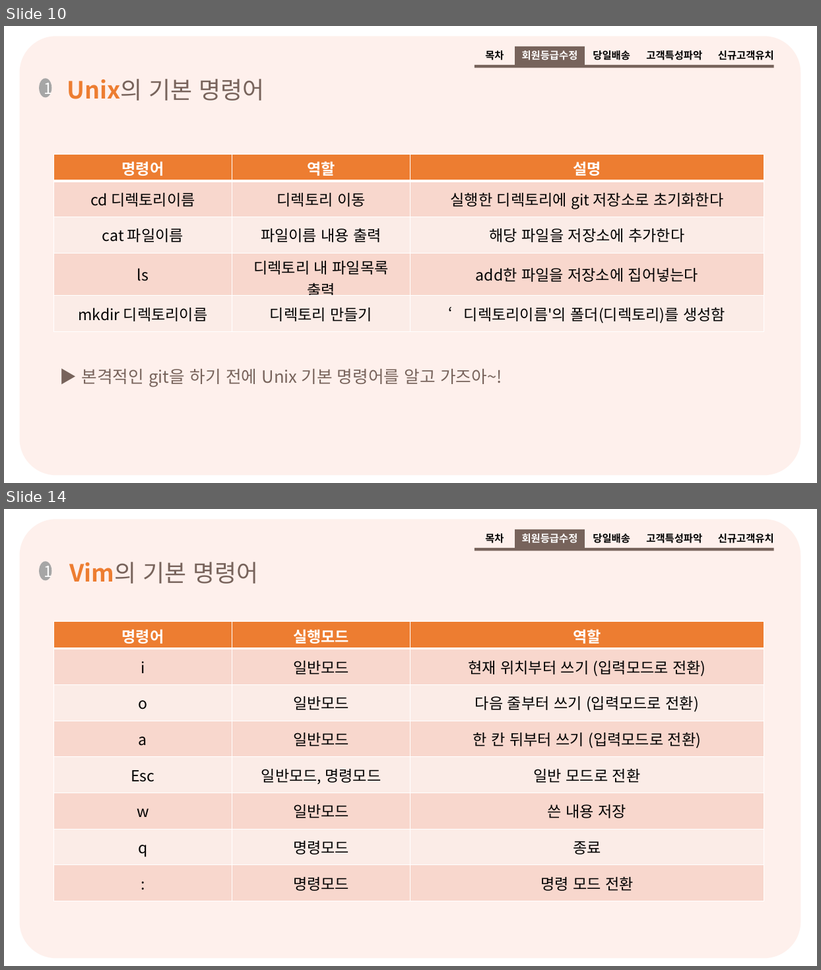
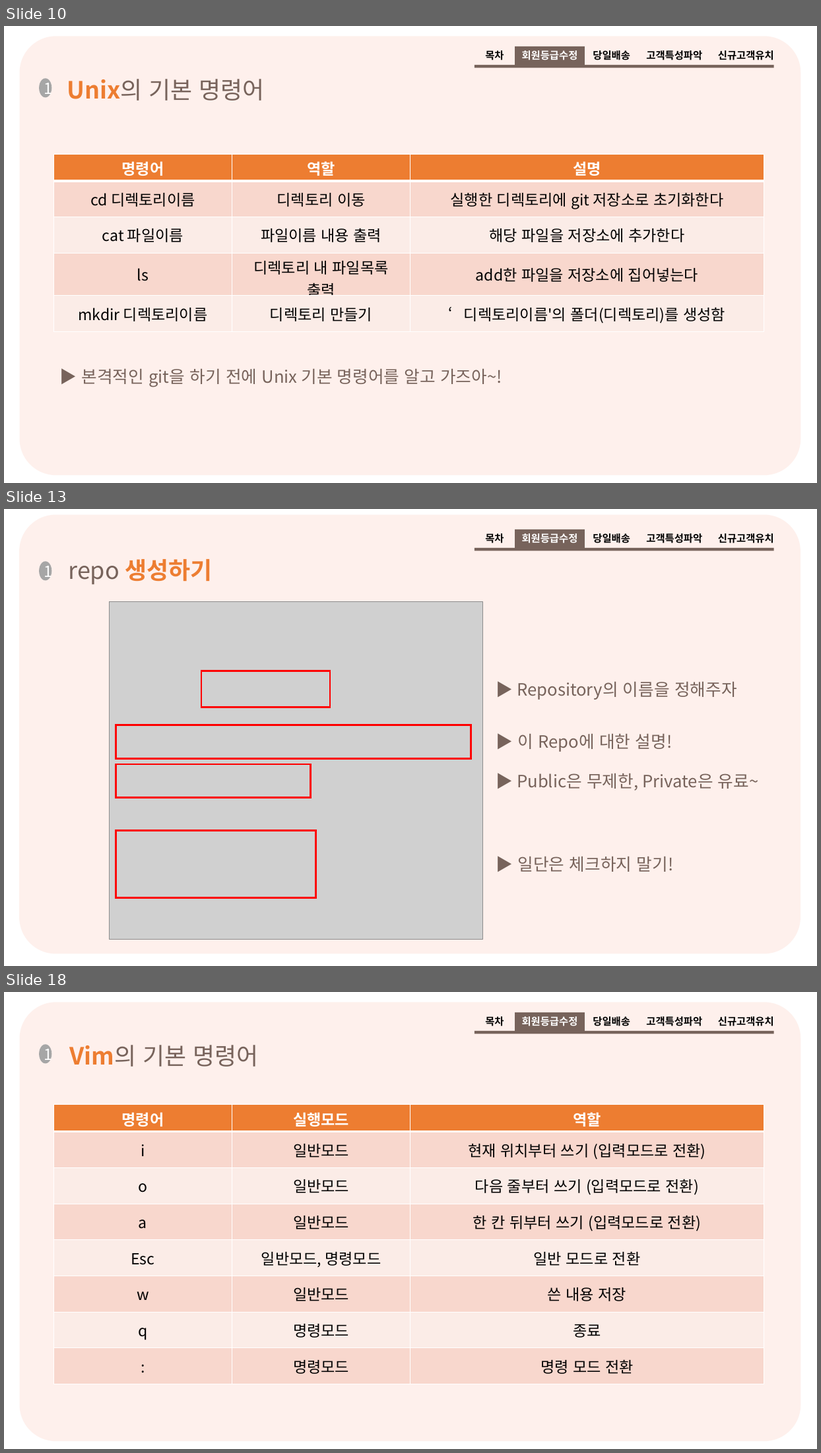
Before and after one commit to hw79chopin/YBIGTA-lecture-note, a slide deck: git,github/Git_Github_practice.pptx. Shown one above the other, each under a label of ours: slides 10 and 14 before the commit, slides 10, 13 and 18 after it; the slides between them are not shown. The pictures are 821x970 and 821x1453 pixels, drawn with LibreOffice and Linux fonts; fonts in the diff are those of the drawing; grey boxes stand for pictures. Boxes give left, top, right and bottom in pixels: in the first picture for what was removed or moved away, otherwise in the second. Text is boxed around its words. In the diff, an @@ line names an element or a change of style, - is before the commit and + after.

```diff
--- a/git,github/Git_Github_practice.pptx
+++ b/git,github/Git_Github_practice.pptx
@@ slide 13 added at [4, 509, 817, 966], background #FFFFFF @@
@@ rounded rectangle added at [19, 514, 801, 955], fill #FEF0EC @@
@@ group added at [475, 529, 774, 551]: 4 texts, 2 rectangles @@
+목차
+회원등급수정
+당일배송
+고객특성파악
+신규고객유치
@@ ellipse added at [39, 561, 52, 580], fill #A6A6A6, 18 pt, text #FFFFFF @@
+1
@@ text added at [69, 559, 212, 584], 28 pt, text #77635B @@
+repo 생성하기
@@ picture added at [110, 602, 483, 940] @@
@@ rectangle added at [201, 671, 330, 708], outline #FF0000 2.25 pt @@
@@ text added at [517, 682, 737, 700], 20 pt, text #77635B @@
+▶ Repository의 이름을 정해주자
@@ rectangle added at [116, 725, 471, 758], outline #FF0000 2.25 pt @@
@@ text added at [518, 734, 673, 752], 20 pt, text #77635B @@
+▶ 이 Repo에 대한 설명!
@@ rectangle added at [116, 764, 311, 798], outline #FF0000 2.25 pt @@
@@ text added at [517, 774, 759, 791], 20 pt, text #77635B @@
+▶ Public은 무제한, Private은 유료~
@@ rectangle added at [116, 830, 316, 898], outline #FF0000 2.25 pt @@
@@ text added at [518, 857, 674, 872], 20 pt, text #77635B @@
+▶ 일단은 체크하지 말기!
@@ what was slide 14 is now slide 18 @@
```
Also in this commit, not shown: 5 slides changed, 4 other slides added, 1 slide removed.
